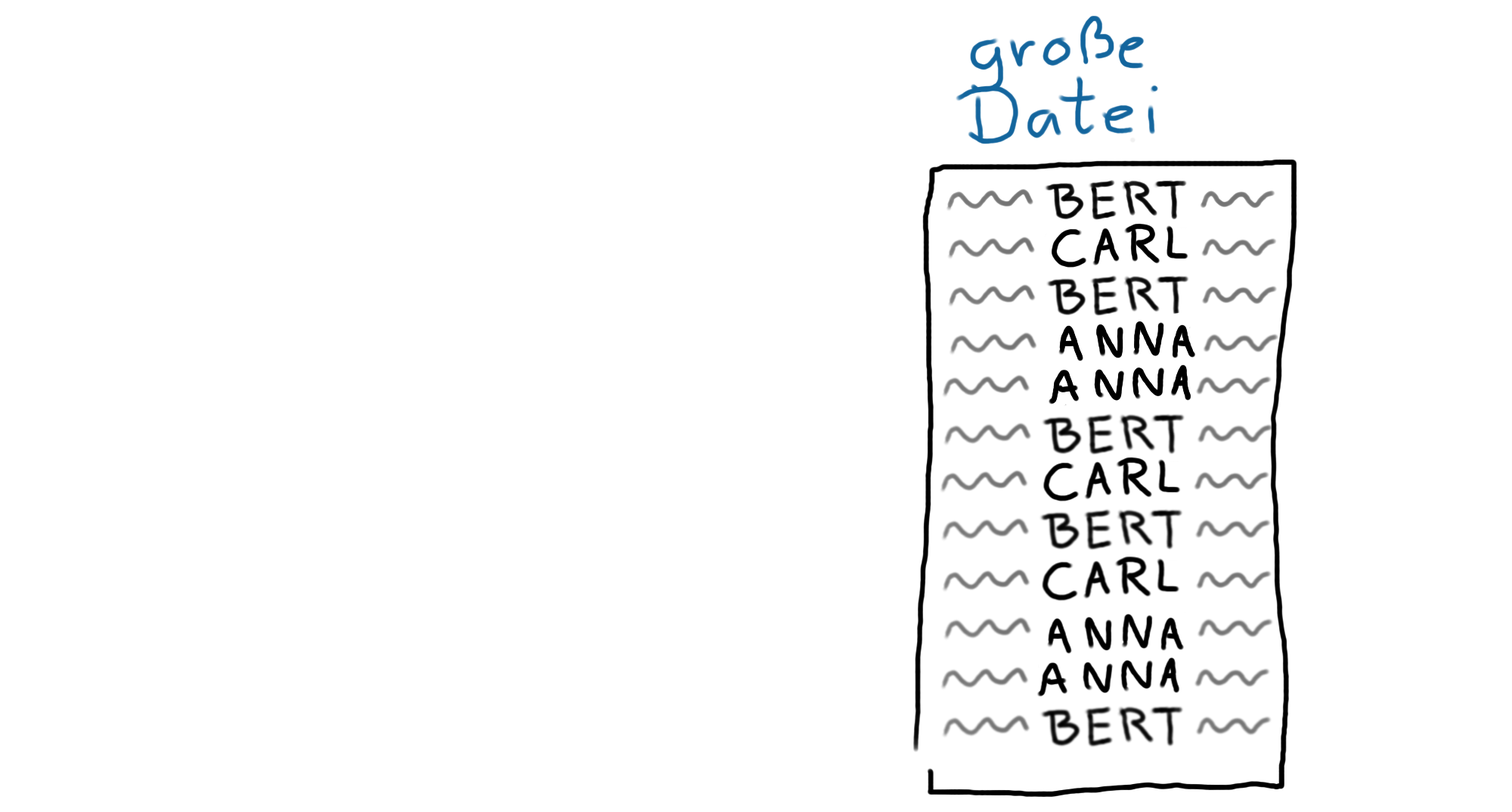
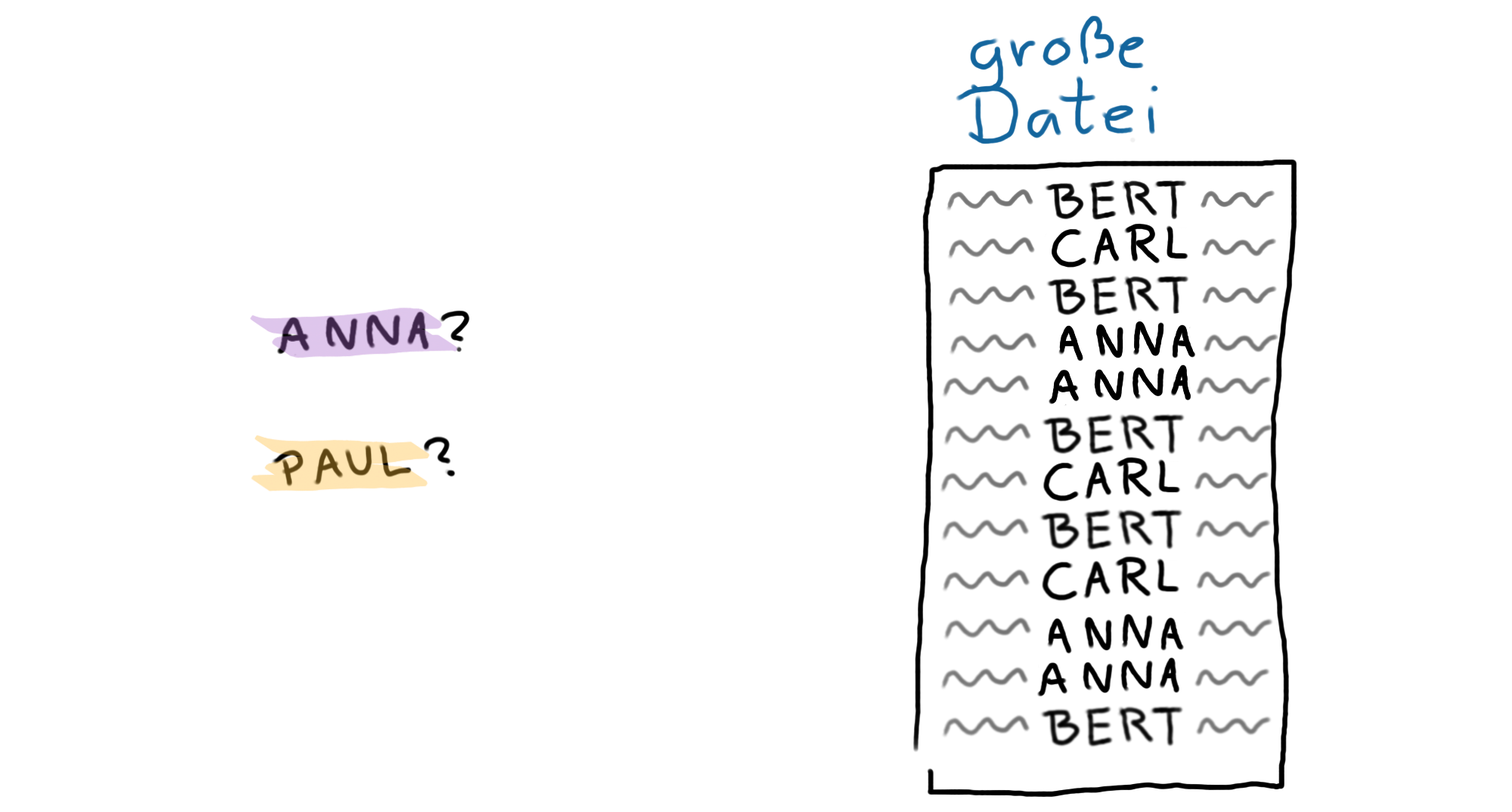
Two versions of the same layered image (1512 × 812). Layer-by-layer changes:
painted on "Layer" over [250, 306, 471, 493]
